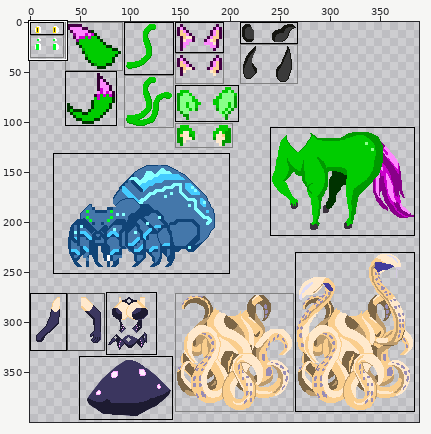
A sprite sheet gets an edit: cocspred/res/charview/beasts.png. The picture above shows the old version from afar; the outline marks the close-up.
Close-up. As it was:
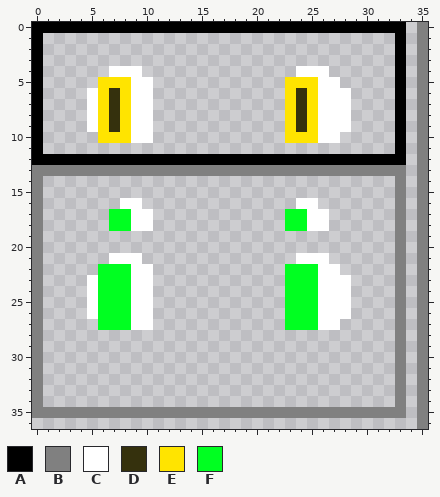
The file is 400x400 pixels. Pixels under 10% opacity are left out. Colours within 5 levels of each other are drawn and written as one. Shown: x 0..35, y 0..36. The wide view leaves out empty margins.
Palette (. is transparent): A #000000  B #808080  C #ffffff  D #35310d  E #ffe400  F #00ff21
Pixels before, first column x 0:
 0 AAAAAAAAAAAAAAAAAAAAAAAAAAAAAAAAAA.B
 1 A................................A.B
 2 A................................A.B
 3 A................................A.B
 4 A......CCC..............CCC......A.B
 5 A.....EEECC............EEECC.....A.B
 6 A....CEDECC............EDECCC....A.B
 7 A....CEDECC............EDECCC....A.B
 8 A....CEDECC............EDECCC....A.B
 9 A....CEDECC............EDECCC....A.B
10 A.....EEECC............EEECC.....A.B
11 A................................A.B
12 AAAAAAAAAAAAAAAAAAAAAAAAAAAAAAAAAA.B
13 BBBBBBBBBBBBBBBBBBBBBBBBBBBBBBBBBB.B
14 B................................B.B
15 B................................B.B
16 B.......CC..............CC.......B.B
17 B......FFCC............FFCC......B.B
18 B......FFCC............FFCC......B.B
19 B................................B.B
20 B................................B.B
21 B......CCC..............CCC......B.B
22 B.....FFFCC............FFFCC.....B.B
23 B....CFFFCC............FFFCCC....B.B
24 B....CFFFCC............FFFCCC....B.B
25 B....CFFFCC............FFFCCC....B.B
26 B....CFFFCC............FFFCCC....B.B
27 B.....FFFCC............FFFCC.....B.B
28 B................................B.B
29 B................................B.B
30 B................................B.B
31 B................................B.B
32 B................................B.B
33 B................................B.B
34 B................................B.B
35 BBBBBBBBBBBBBBBBBBBBBBBBBBBBBBBBBB.B
36 ...................................B
The result:
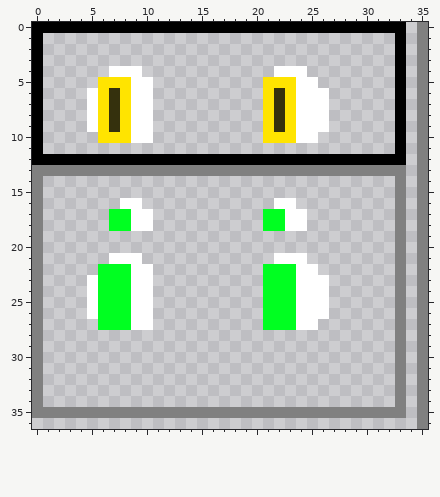
Change:
Colour C is added in row 4 at x 22 to 23; in row 16 at x 22 to 23; in row 21 at x 22 to 23.
Colour C replaces colour D in rows 6 to 9 at x 24.
Colour C replaces colour E in row 5 at x 24 to 25; in rows 6 to 9 at x 25; in row 10 at x 24 to 25.
Colour C replaces colour F in rows 17 to 18 at x 23 to 24; in rows 22 to 27 at x 24 to 25.
Colour D is added in rows 6 to 9 at x 22.
Colour E is added in row 5 at x 21 to 22; in rows 6 to 9 at x 21; in row 10 at x 21 to 22.
Colour F is added in rows 17 to 18 at x 21 to 22; in rows 22 to 27 at x 21 to 22.
The author cleared colour C in row 4 at x 25 to 26; in row 5 at x 26 to 27; in rows 6 to 9 at x 27 to 28; in row 10 at x 26 to 27; in row 16 at x 24 to 25; in rows 17 to 18 at x 25 to 26.
The author cleared colour C in row 21 at x 25 to 26; in row 22 at x 26 to 27; in rows 23 to 26 at x 27 to 28; in row 27 at x 26 to 27.
